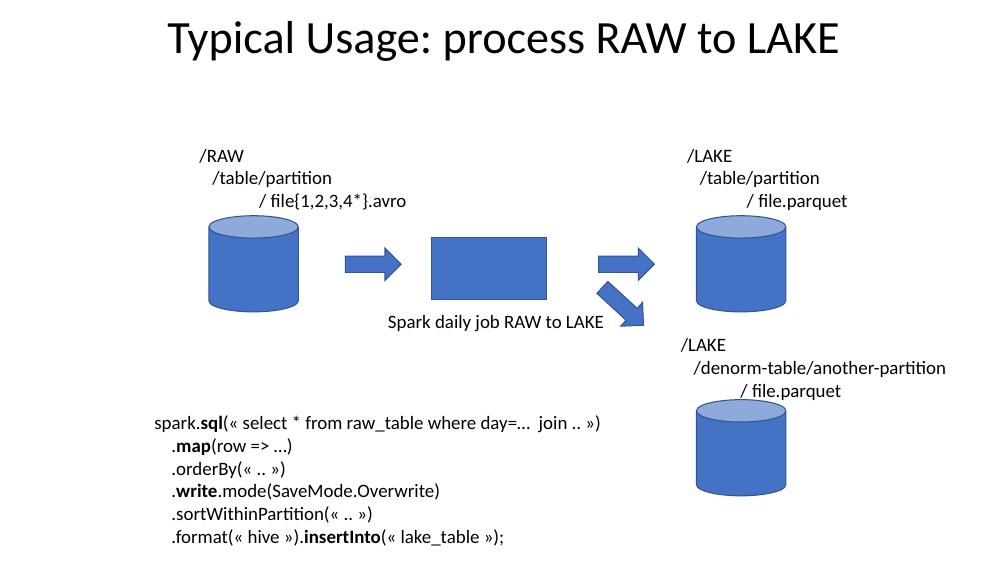
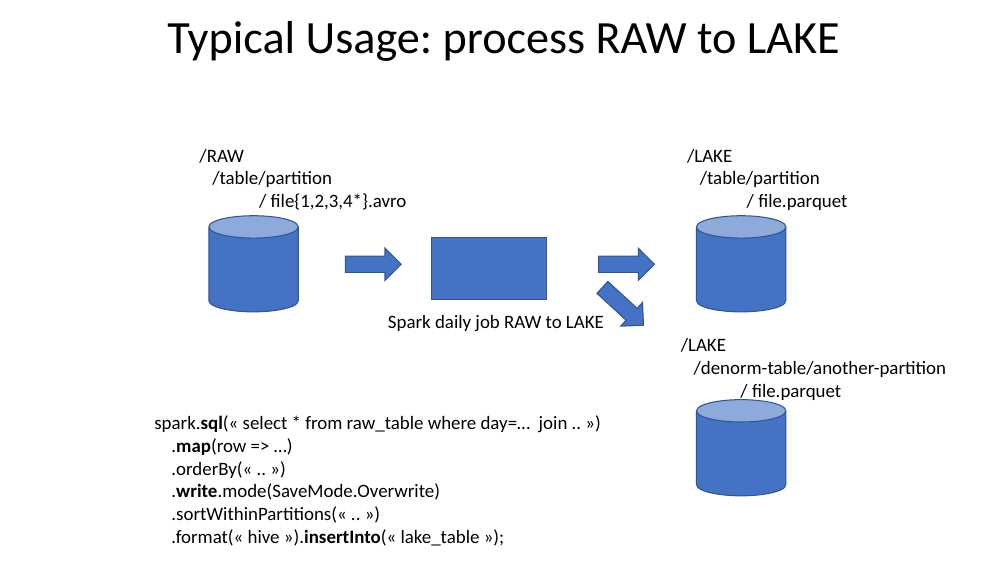
Before and after one commit to Arnaud-Nauwynck/presentations, a slide deck: slide 4 of pres-bigdata/10-Spark-unified-engine-features.pptx. Drawn at 1008x567 pixels with LibreOffice and Linux fonts; fonts in the diff are those of the drawing. Boxes give left, top, right and bottom in pixels: in the first picture for what was removed or moved away, otherwise in the second. Text is boxed around its words. In the diff, an @@ line names an element or a change of style, - is before the commit and + after.

```diff
--- a/pres-bigdata/10-Spark-unified-engine-features.pptx
+++ b/pres-bigdata/10-Spark-unified-engine-features.pptx
@@ text at <box>154,415,568,523</box>: text changed @@
-spark.sql(« select * from raw_table where day=… join .. »)
-.map(row => …)
-.orderBy(« .. »)
-.write.mode(SaveMode.Overwrite)
-.sortWithinPartition(« .. »)
+spark.sql(« select * from raw_table where day=… join .. »)
+.map(row => …)
+.orderBy(« .. »)
+.write.mode(SaveMode.Overwrite)
+.sortWithinPartitions(« .. »)
```
Also in this commit, not shown: 87 other slides changed, 12 other files.
